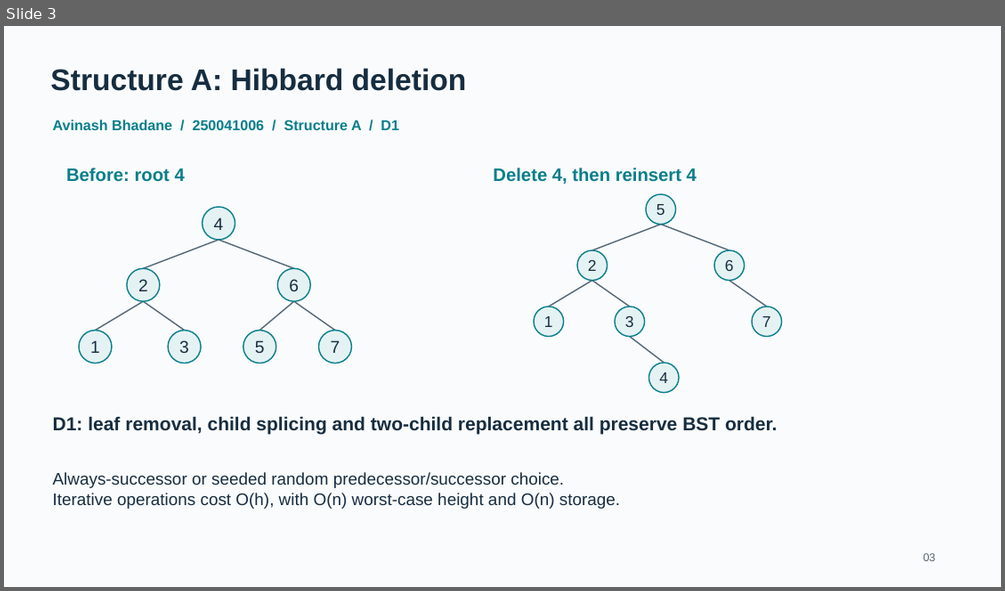
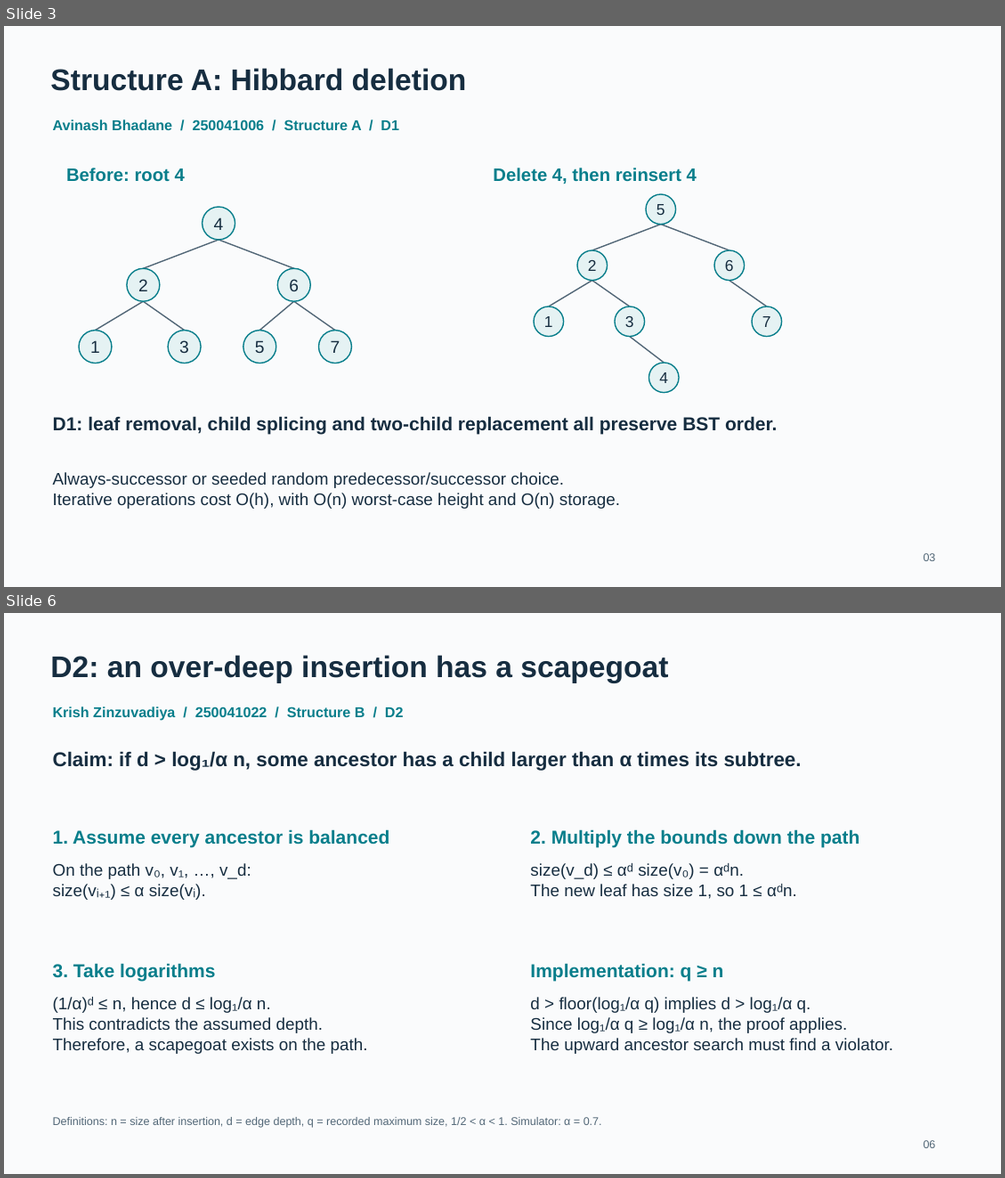
Before and after one commit to MayankMoyal/DSA-Project, a slide deck: docs/slides/slides.pptx. Shown one above the other, each under a label of ours: slide 3 before the commit, slides 3 and 6 after it; the slides between them are not shown. The pictures are 1005x591 and 1005x1178 pixels, drawn with LibreOffice and Linux fonts; fonts in the diff are those of the drawing. Boxes give left, top, right and bottom in pixels: in the first picture for what was removed or moved away, otherwise in the second. Text is boxed around its words. In the diff, an @@ line names an element or a change of style, - is before the commit and + after.

```diff
--- a/docs/slides/slides.pptx
+++ b/docs/slides/slides.pptx
@@ slide 6 added at box(4, 613, 1001, 1174), background #FAFBFC @@
@@ text added at box(50, 655, 668, 682), 36 pt, text #162D40, bold @@
+D2: an over-deep insertion has a scapegoat
@@ text added at box(53, 706, 404, 721), 17.2 pt, text #087E8B, bold @@
+Krish Zinzuvadiya / 250041022 / Structure B / D2
@@ text added at box(53, 751, 801, 771), 24 pt, text #162D40, bold @@
+Claim: if d > log₁/α n, some ancestor has a child larger than α times its subtree.
@@ text added at box(53, 829, 389, 847), 22.5 pt, text #087E8B, bold @@
+1. Assume every ancestor is balanced
@@ text added at box(530, 829, 859, 847), 22.5 pt, text #087E8B, bold @@
+2. Multiply the bounds down the path
@@ text added at box(53, 863, 251, 900), 20.2 pt, text #162D40 @@
+On the path v₀, v₁, …, v_d:
+size(vᵢ₊₁) ≤ α size(vᵢ).
@@ text added at box(530, 863, 797, 899), 20.2 pt, text #162D40 @@
+size(v_d) ≤ αᵈ size(v₀) = αᵈn.
+The new leaf has size 1, so 1 ≤ αᵈn.
@@ text added at box(53, 963, 215, 981), 22.5 pt, text #087E8B, bold @@
+3. Take logarithms
@@ text added at box(530, 963, 724, 981), 22.5 pt, text #087E8B, bold @@
+Implementation: q ≥ n
@@ text added at box(53, 997, 368, 1054), 20.2 pt, text #162D40 @@
+(1/α)ᵈ ≤ n, hence d ≤ log₁/α n.
+This contradicts the assumed depth.
+Therefore, a scapegoat exists on the path.
@@ text added at box(530, 997, 893, 1054), 20.2 pt, text #162D40 @@
+d > floor(log₁/α q) implies d > log₁/α q.
+Since log₁/α q ≥ log₁/α n, the proof applies.
+The upward ancestor search must find a violator.
@@ text added at box(53, 1117, 602, 1127), 13.5 pt, text #526777 @@
+Definitions: n = size after insertion, d = edge depth, q = recorded maximum size, 1/2 < α < 1. Simulator: α = 0.7.
@@ text added at box(923, 1140, 936, 1148), 13.5 pt, text #526777 @@
+06
```
Also in this commit, not shown: 6 slides changed, 2 other slides added, 3 slides removed, 3 other files.
